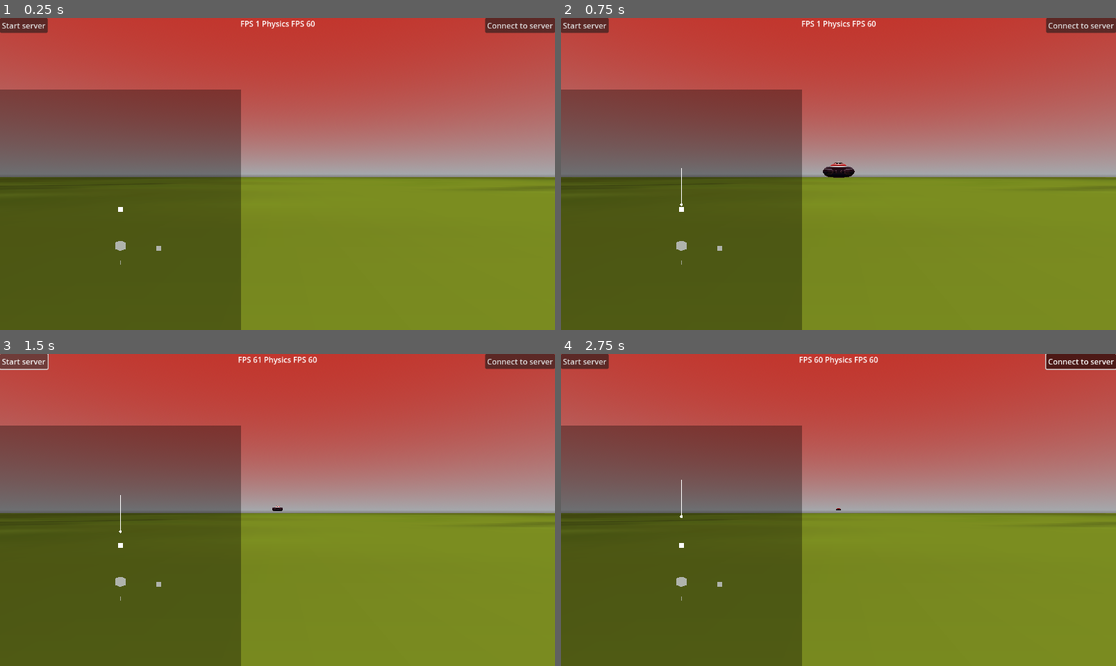
Above: before the commit, frames 1-4 (two rows, left to right).
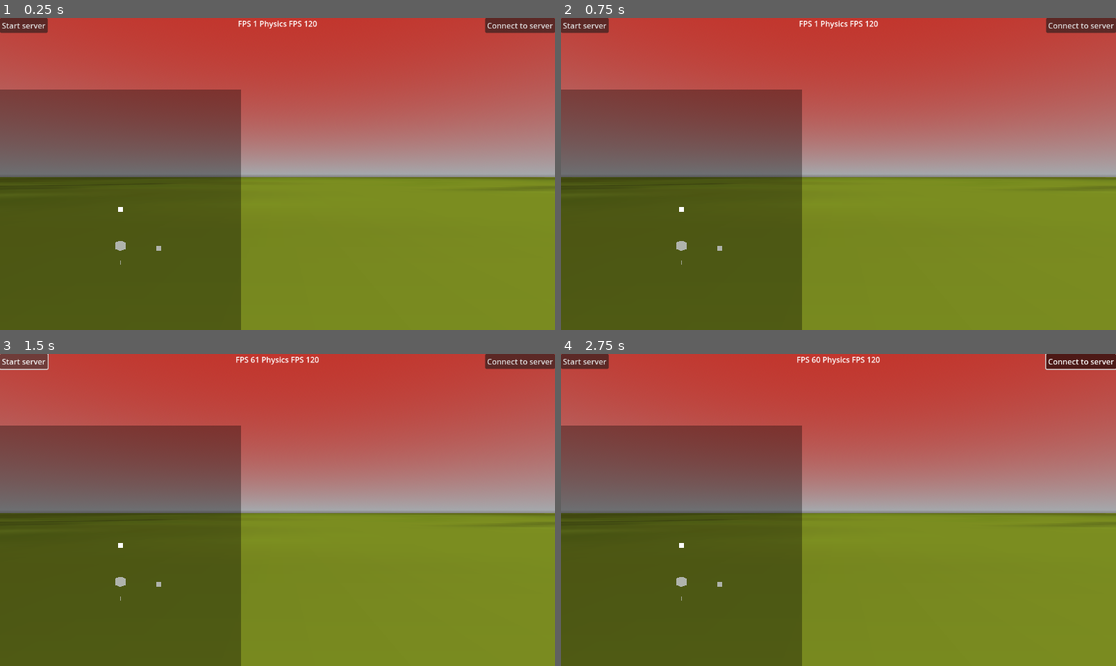
Above: after the commit, the same moments.

Repository: Gabooot/rebuild
Game: Godot game, scene res://game.tscn
Two runs of this game, one before a commit and one after it. Both use one fixed random seed, a clock stepped at 60 frames per second and the inputs below.
Inputs:
- Up to frame 1 (0.25 s): no input
- Up to frame 2 (0.75 s): tap Enter at 0.5 s; hold Right (turn_right) from 0.53 s (still down); hold S (shoot) from 0.53 s (still down)
- Up to frame 3 (1.5 s): tap Space (jump) at 0.77, 0.8, 1.07 s; release Right (turn_right) at 1.25 s; release S (shoot) at 1.25 s; click "Start server" at 1.25 s
- Up to frame 4 (2.75 s): click "Connect to server" at 2 s

The runs differ from the first frame. In frame 1, 0.2% of the frame differs, in the area x 42-58%, y 0-4%; in frame 2, 0.4%, in the area x 21-58%, y 0-61%; in frame 3, 0.3%; in frame 4, 0.2%.

Commit message:
stupid stupid stupid

Diff:
--- a/client.gd
+++ b/client.gd
@@ -18,6 +18,7 @@
 
 func connect_to_server():
 	var data = %player/collision.input_stream[-1]
+	%player/collision.input_stream = [%player/collision.input_stream[-1]]
 	data = [data.rotation, data.speed, float(data.jumped), float(data.shot_fired)]
 	if !is_connected and is_client:
 		udp.put_packet(PackedFloat32Array(data).to_byte_array())
@@ -26,7 +27,6 @@
 	if udp.get_available_packet_count() > 0:
 		print("Connected: %s" % udp.get_packet().to_float32_array())
 		%player/collision.global_position = Vector3(0, 0.5, 15)
-		%player/collision.input_stream = [%player/collision.input_stream[-1]]
 		is_connected = true
 
 func send_player_movement() -> void:
@@ -57,5 +57,6 @@
 					"origin": Vector3(data[4], data[5], data[6]),
 					"velocity": Vector3(data[7], data[8], data[9]),
 					"angular_velocity": data[10],
-					"packet_number": data[11]}
+					"packet_number": data[11],
+					"shot_fired": bool(data[12])}
 	return packet_dict
--- a/player.gd
+++ b/player.gd
@@ -9,6 +9,7 @@
 # Tank initial jump velocity
 @export var JUMP_SPEED = 8
 
+var physics_delta = 0.00833333
 var acceleration = 100
 var speed = 0
 var angular_velocity = 0
@@ -19,47 +20,48 @@
 
 func _process(_delta):
 	#print("client z: ", self.global_position.z)
-	if Input.is_action_just_pressed("shoot"):
-		shoot()
+	#if Input.is_action_just_pressed("shoot"):
+		#shoot()
+	pass
 
 func _physics_process(delta):
-	if input_stream:
-		#print("client rotation: ", input_stream[-1].rotation)
-		pass
-	#print("actual roation: ", self.angular_velocity)
+	'''if len(recent_server_data) > 7:
+		print("position: ", self.global_transform.origin.z, " server: ", recent_server_data[-7].origin.z, " packet#: ",\
+			recent_server_data[-7].packet_number, " # inputs: ", len(self.input_stream))'''
 	get_player_input()
 	#print(input_stream)
 	var data = null
 
-	if len(self.recent_server_data) > 2:
-		data = self.recent_server_data[-1]
-
+	if len(self.recent_server_data) > 7:
+		data = self.recent_server_data[-5]
 		#self.velocity = data.velocity
 		if data.packet_number > current_packet_number:
 			current_packet_number = data.packet_number
+			if data.shot_fired:
+				shoot()
 			self.global_transform = Transform3D(Basis(data.quat), data.origin)
 			self.velocity = data.velocity
-			print(range(current_packet_number, len(input_stream)))
-			for i in range(len(input_stream) - (len(input_stream) - current_packet_number), len(input_stream) - 1):
-				#print("Range: ", current_packet_number, ' ', len(input_stream))
+			for i in range(current_packet_number - 1, len(input_stream) - 1):
 				self.velocity = input_to_velocity(input_stream[i], delta)
 				move_and_slide()
 				if i == len(input_stream) - 1:
 					#print('client rotation: ', input_stream[i].rotation)
-					#print("Updated position: ", self.position.z, " Packet #: ", current_packet_number, " Input: ", len(input_stream) - 1)
 					pass
-			#print("client z: ", self.global_transform.origin.z)
+			#print("Updated position: ", self.global_transform.origin.y, " Packet #: ", current_packet_number, " Input: ",\
+				#len(input_stream), " server position: ", data.origin.y)
 		else:
 			self.velocity = input_to_velocity(input_stream[-1], delta)
 			#self.rotate_object_local(Vector3.UP, input_stream[-1][1] * delta)
 			move_and_slide()
-			#print("bad client z: ", self.global_transform.origin.z)
+			#print("input_stream length: ", len(self.input_stream) - 1, " Position: ", self.position.z)
+			#print("no update y: ", self.global_transform.origin.y, " Packet #: ", current_packet_number, " Input: ",\
+				#len(input_stream), " server position: ", data.origin.y)
 			#print("no updates: ", self.position.z, " Input: ", len(input_stream))
 
 		#self.rotate_object_local(Vector3.UP, data.angular_velocity*delta)
 
 func get_player_input() -> Dictionary:
-	var game_input = {"rotation": 0.0, "speed": 0.0, "jumped": false, "shot_fired": false}
+	var game_input = {"rotation": 0.0, "speed": 0.0, "jumped": false, "shot_fired": false, "was_on_floor": null}
 
 	game_input.rotation = Input.get_action_strength("turn_left") - Input.get_action_strength("turn_right")
 
@@ -67,7 +69,8 @@
 
 	if Input.is_action_pressed("jump"):
 		game_input.jumped = true
-	if Input.is_action_pressed("shoot"):
+	if Input.is_action_just_released("shoot"):
+		print("shoot!")
 		game_input.shot_fired = true
 
 	input_stream.append(game_input)
@@ -75,14 +78,16 @@
 	return game_input
 
 func input_to_velocity(input : Dictionary, delta) -> Vector3:
-	if is_on_floor():
+	if input.was_on_floor == null:
+		input.was_on_floor = is_on_floor()
+	if input.was_on_floor:
 		self.axis_lock_linear_y = true
 		self.angular_velocity = input.rotation * TURN_SPEED
-		self.rotate_object_local(Vector3.UP, angular_velocity * 0.016666667)
+		self.rotate_object_local(Vector3.UP, angular_velocity * physics_delta)
 		if input.speed * MAX_SPEED > self.speed:
-			self.speed = min((self.speed + (acceleration * delta)), input.speed * MAX_SPEED)
+			self.speed = min((self.speed + (acceleration * physics_delta)), input.speed * MAX_SPEED)
 		elif input.speed * MAX_SPEED < self.speed:
-			self.speed = max((self.speed - (acceleration * delta)), input.speed * MAX_SPEED)
+			self.speed = max((self.speed - (acceleration * physics_delta)), input.speed * MAX_SPEED)
 		if input.jumped:
 			self.axis_lock_linear_y = false
 			return (self.transform.basis.z * -speed) + Vector3(0, JUMP_SPEED, 0)
@@ -90,8 +95,8 @@
 			return (self.transform.basis.z * -speed)
 	else:
 		self.axis_lock_linear_y = false
-		self.rotate_object_local(Vector3.UP, angular_velocity * 0.016666667)
-		return self.velocity - Vector3(0, GRAVITY * delta, 0)
+		self.rotate_object_local(Vector3.UP, angular_velocity * physics_delta)
+		return self.velocity - Vector3(0, GRAVITY * physics_delta, 0)
 
 func shoot():
 	var bullet = preload("res://bullet.tscn")
--- a/project.godot
+++ b/project.godot
@@ -81,6 +81,10 @@
 ]
 }
 
+[physics]
+
+common/physics_ticks_per_second=120
+
 [rendering]
 
 renderer/rendering_method="mobile"
--- a/server.gd
+++ b/server.gd
@@ -38,15 +38,15 @@
 func update_positions() -> void:
 	for i in range(0, peers.size()):
 		var tank = game.get_node(str(i) + "/tank")
-		if peers[i].get_available_packet_count():
+		if peers[i].get_available_packet_count() > 0:
 			tank.current_input = extract_packet_data(get_most_recent_packet(peers[i]))
 			#print(tank.current_input)
 
 func get_most_recent_packet(peer : PacketPeerUDP) -> PackedByteArray:
 	var packets = Array()
+	var shot_fired = false
 	for i in range(peer.get_available_packet_count()):
 		packets.append(peer.get_packet())
-		packets.reverse()
 	return packets[-1]
 
 func extract_packet_data(packet) -> Dictionary:
@@ -67,12 +67,14 @@
 		var origin = tank.global_transform.origin#  + Vector3(0,0,3)
 		var velocity = tank.velocity
 		var angular_velocity = tank.angular_velocity
+		var shot_fired = float(tank.shot_fired)
+		tank.shot_fired = false
 		#print("server z value: ", origin.z)
 		#print("server origin: ", origin, " server quaternion: ", quaternion)
 		#print(game.get_node(str(i) + "/tank").transform.basis.x.x)
 		var data = PackedFloat32Array([quaternion.x, quaternion.y, quaternion.z, quaternion.w,\
 			origin.x, origin.y, origin.z, velocity.x, velocity.y, velocity.z,\
-			angular_velocity, packet_number]).to_byte_array()
+			angular_velocity, packet_number, shot_fired]).to_byte_array()
 		#print("server data: ", Array(data.to_float32_array()), " Server quat: ", quaternion)
 		packet_number += 1.0
 		peers[i].put_packet(data)
--- a/tank.gd
+++ b/tank.gd
@@ -9,25 +9,31 @@
 # Tank initial jump velocity
 @export var JUMP_SPEED = 8
 
+var physics_delta = 0.00833333
 var acceleration : float = 100.0
 var angular_velocity : float = 0.0
 var speed : float = 0.0
 var current_input : Dictionary = {"rotation": 0.0, "speed": 0.0, "jumped": false, "shot_fired": false}
-
+var shot_fired : bool = false
 func _physics_process(delta):
-	print("server rotation: ", self.angular_velocity)
 	self.velocity = input_to_velocity(current_input, delta)
 	move_and_slide()
+	if current_input.shot_fired:
+		print("server shoot!")
+		self.shoot()
+		self.shot_fired = true
+	else:
+		self.shot_fired = false
 
 func input_to_velocity(input : Dictionary, delta) -> Vector3:
 	if is_on_floor():
 		self.axis_lock_linear_y = true
 		self.angular_velocity = input.rotation * TURN_SPEED
-		self.rotate_object_local(Vector3.UP, angular_velocity * 0.016666667)
+		self.rotate_object_local(Vector3.UP, angular_velocity * physics_delta)
 		if input.speed * MAX_SPEED > self.speed:
-			self.speed = min((self.speed + (acceleration * delta)), input.speed * MAX_SPEED)
+			self.speed = min((self.speed + (acceleration * physics_delta)), input.speed * MAX_SPEED)
 		elif input.speed * MAX_SPEED < self.speed:
-			self.speed = max((self.speed - (acceleration * delta)), input.speed * MAX_SPEED)
+			self.speed = max((self.speed - (acceleration * physics_delta)), input.speed * MAX_SPEED)
 		if input.jumped:
 			self.axis_lock_linear_y = false
 			return (self.transform.basis.z * -speed) + Vector3(0, JUMP_SPEED, 0)
@@ -35,8 +41,8 @@
 			return (self.transform.basis.z * -speed)
 	else:
 		self.axis_lock_linear_y = false
-		self.rotate_object_local(Vector3.UP, angular_velocity * 0.016666667)
-		return self.velocity - Vector3(0, GRAVITY * delta, 0)
+		self.rotate_object_local(Vector3.UP, angular_velocity * physics_delta)
+		return self.velocity - Vector3(0, GRAVITY * physics_delta, 0)
 
 func shoot():
 	var bullet = preload("res://bullet.tscn")
Not shown: 2 places in bullet.tscn that only renumber resources
